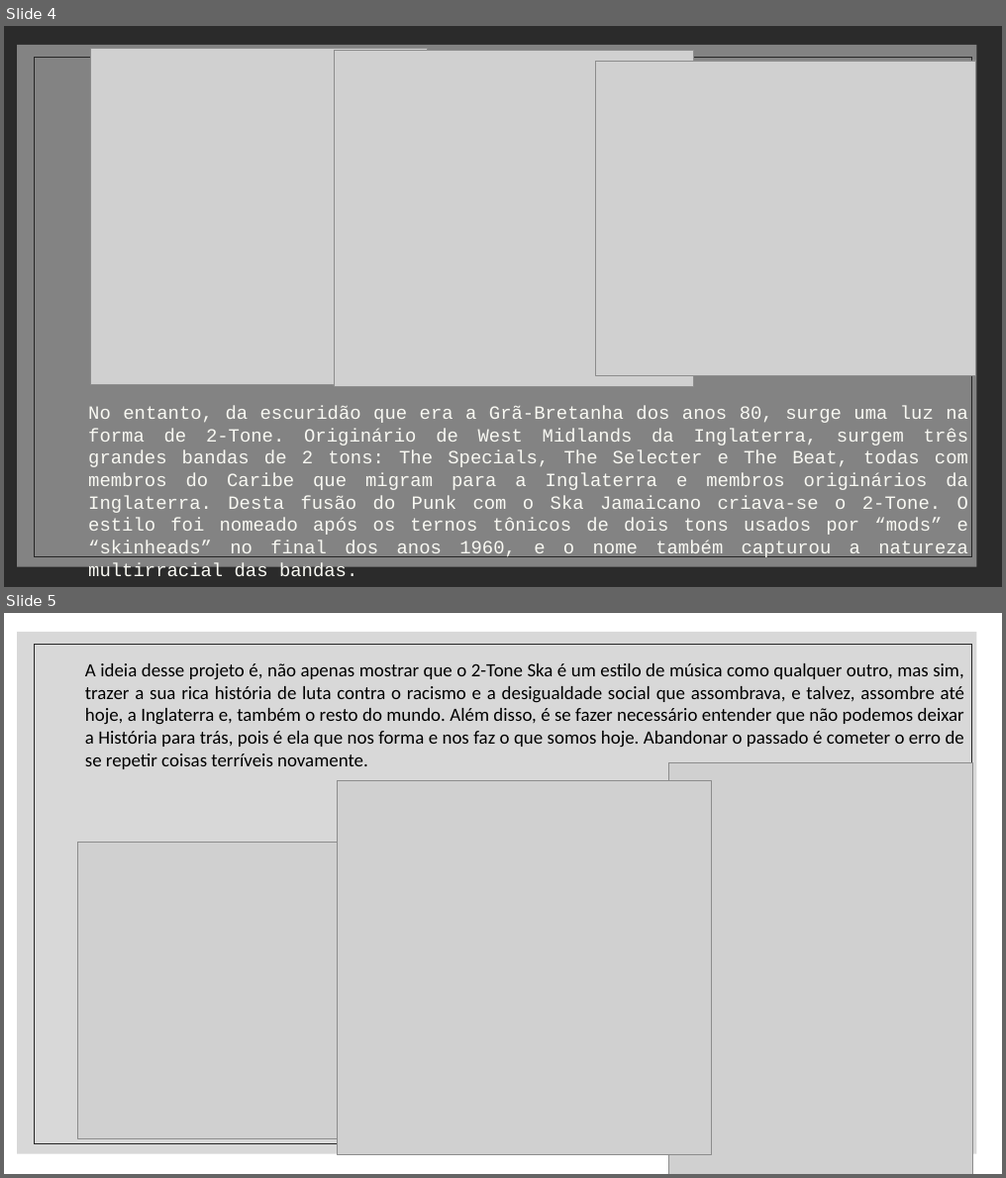
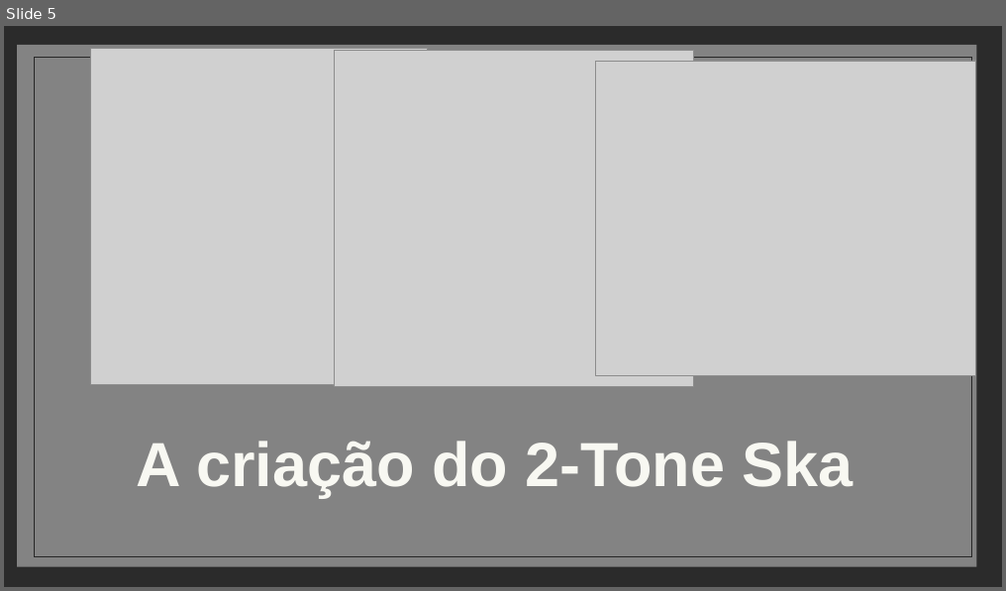
Before and after one commit to william-kokubun/projeto_individual, a slide deck: P.I/A HISTÓRIA DO 2-TONE SKA.pptx. Shown one above the other, each under a label of ours: slides 4 and 5 before the commit, slide 5 after it. The pictures are 1006x1178 and 1006x591 pixels, drawn with LibreOffice and Linux fonts; fonts in the diff are those of the drawing; grey boxes stand for pictures; background and template pictures are left out; a plain dark background stands for a picture behind light text. Boxes give left, top, right and bottom in pixels: in the first picture for what was removed or moved away, otherwise in the second. Text is boxed around its words. In the diff, an @@ line names an element or a change of style, - is before the commit and + after.

Commit message:
atualizei o powerpoint para ser mais claro e simplificado

```diff
--- a/P.I/A HISTÓRIA DO 2-TONE SKA.pptx
+++ b/P.I/A HISTÓRIA DO 2-TONE SKA.pptx
@@ slide 5 removed at box(4, 613, 1002, 1174), background picture (left out); not listed: 2 template elements that a slide beside it also shows @@
@@ text removed at box(85, 663, 964, 769) @@
-A ideia desse projeto é, não apenas mostrar que o 2-Tone Ska é um estilo de música como qualquer outro, mas sim, trazer a sua rica história de luta contra o racismo e a desigualdade social que assombrava, e talvez, assombre até hoje, a Inglaterra e, também o resto do mundo. Além disso, é se fazer necessário entender que não podemos deixar a História para trás, pois é ela que nos forma e nos faz o que somos hoje. Abandonar o passado é cometer o erro de se repetir coisas terríveis novamente.
@@ picture removed at box(338, 780, 712, 1156) @@
@@ picture removed at box(669, 762, 973, 1174) @@
@@ picture removed at box(78, 842, 546, 1140) @@
@@ what was slide 4 is now slide 5 @@
@@ slide 5 changed as well @@
@@ text at box(136, 441, 853, 498): text changed; size 18 to 60 pt; font Courier New to Arial; bold on @@
-No entanto, da escuridão que era a Grã-Bretanha dos anos 80, surge uma luz na forma de 2-Tone. Originário de West Midlands da Inglaterra, surgem três grandes bandas de 2 tons: The Specials, The Selecter e The Beat, todas com membros do Caribe que migram para a Inglaterra e membros originários da Inglaterra. Desta fusão do Punk com o Ska Jamaicano criava-se o 2-Tone. O estilo foi nomeado após os ternos tônicos de dois tons usados por “mods” e “skinheads” no final dos anos 1960, e o nome também capturou a natureza multirracial das bandas.
+A criação do 2-Tone Ska
```
Also in this commit, not shown: 1 other slide changed, 8 slides added, 2 other slides removed.
